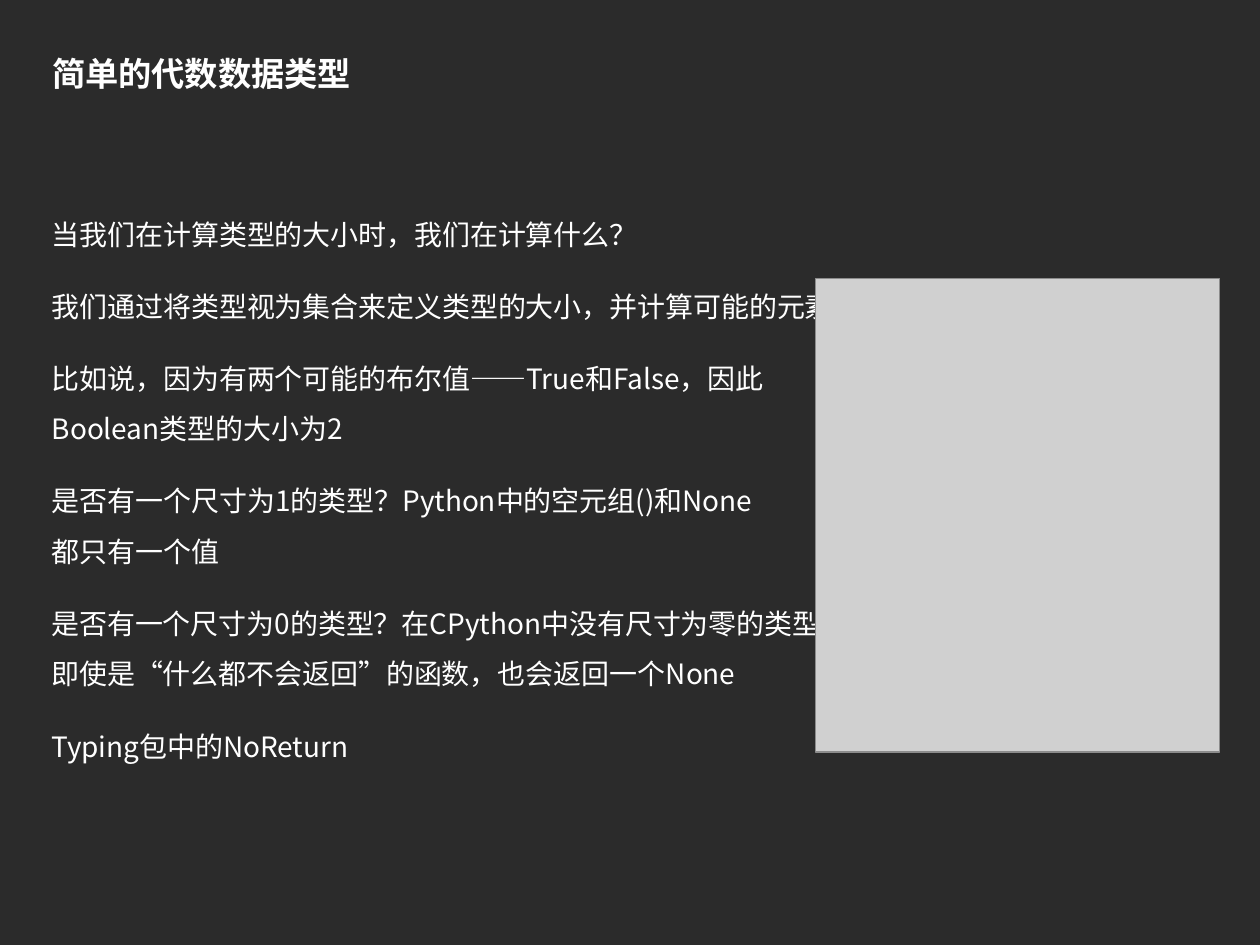
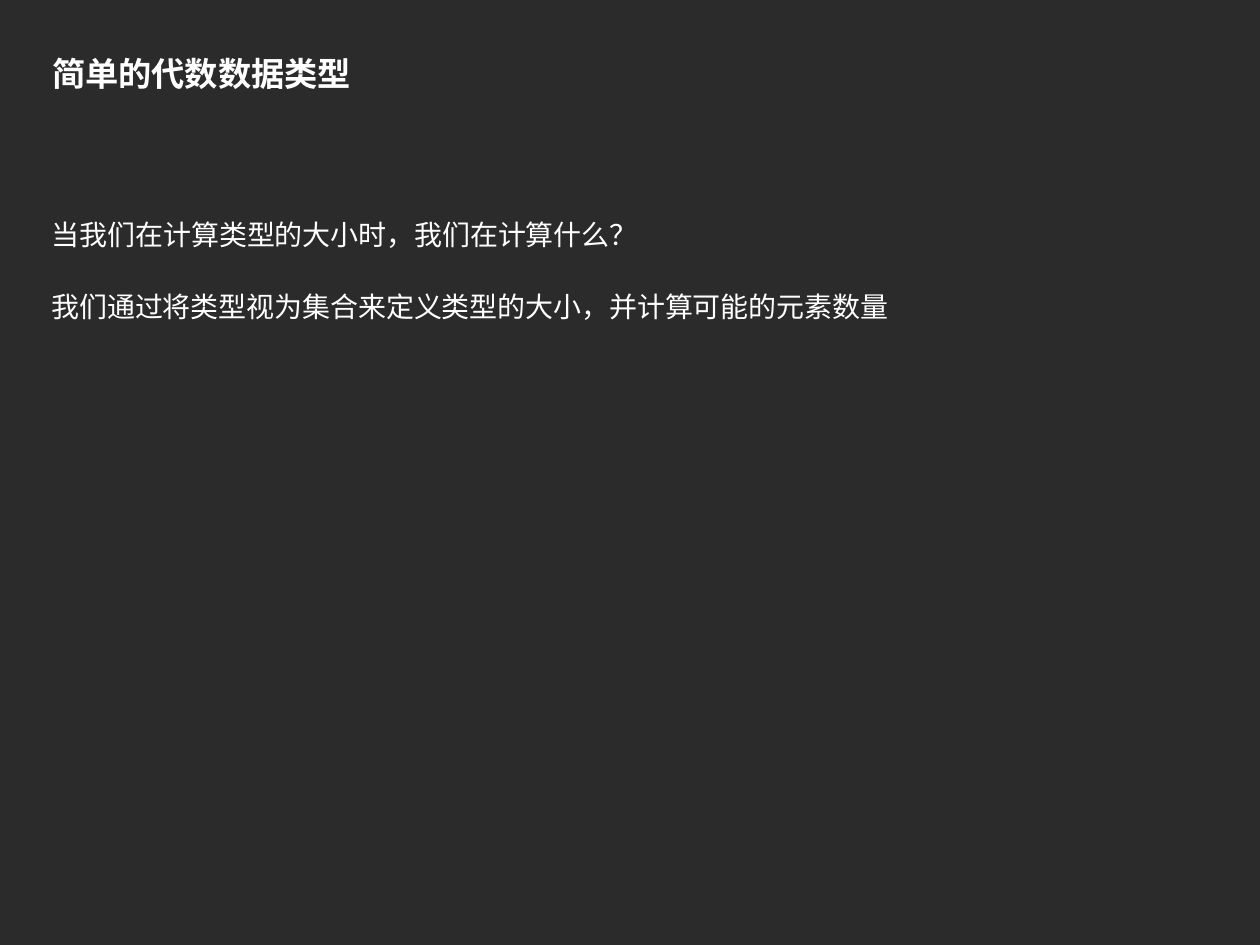
Before and after one commit to imlyzh/pycon, a slide deck: slide 11 of 静态类型的Python.pptx (slide 8 before the commit). Drawn at 1260x945 pixels with LibreOffice and Linux fonts; fonts in the diff are those of the drawing; grey boxes stand for pictures; background and template pictures are left out; a plain dark background stands for a picture behind light text. Boxes give left, top, right and bottom in pixels: in the first picture for what was removed or moved away, otherwise in the second. Text is boxed around its words. In the diff, an @@ line names an element or a change of style, - is before the commit and + after.

Commit message:
emm

```diff
--- a/静态类型的Python.pptx
+++ b/静态类型的Python.pptx
@@ picture removed at [815, 278, 1220, 752] @@
@@ text removed at [52, 365, 764, 442] @@
-比如说，因为有两个可能的布尔值——True和False，因此Boolean类型的大小为2
@@ text removed at [52, 487, 752, 518] @@
-是否有一个尺寸为1的类型？Python中的空元组()和None都只有一个值
@@ text removed at [51, 606, 848, 687] @@
-是否有一个尺寸为0的类型？在CPython中没有尺寸为零的类型，即使是“什么都不会返回”的函数，也会返回一个None
@@ text removed at [51, 733, 348, 764] @@
-Typing包中的NoReturn
```
Also in this commit, not shown: 8 other slides changed, 3 slides added, 1 slide removed.
